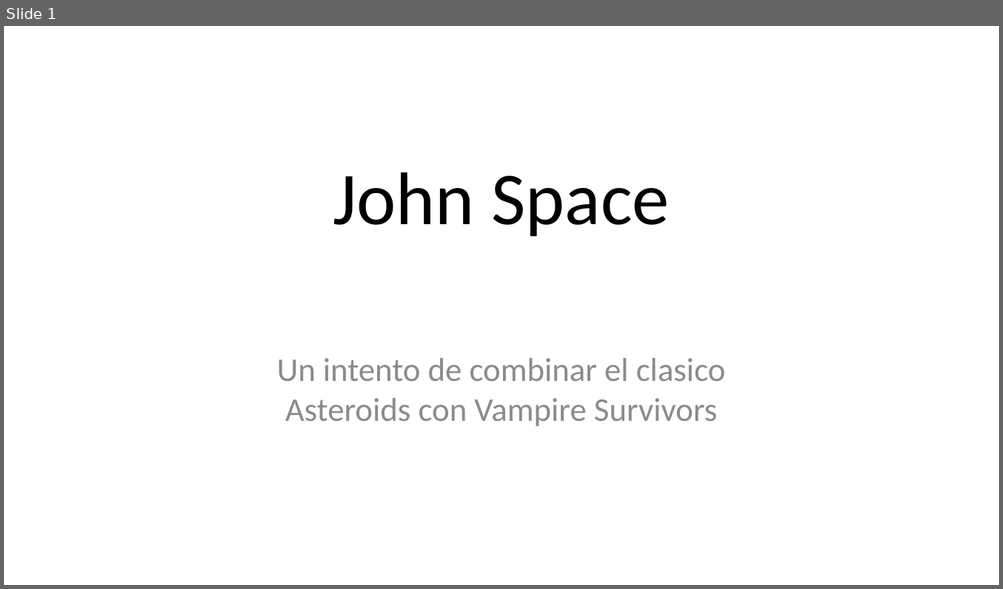
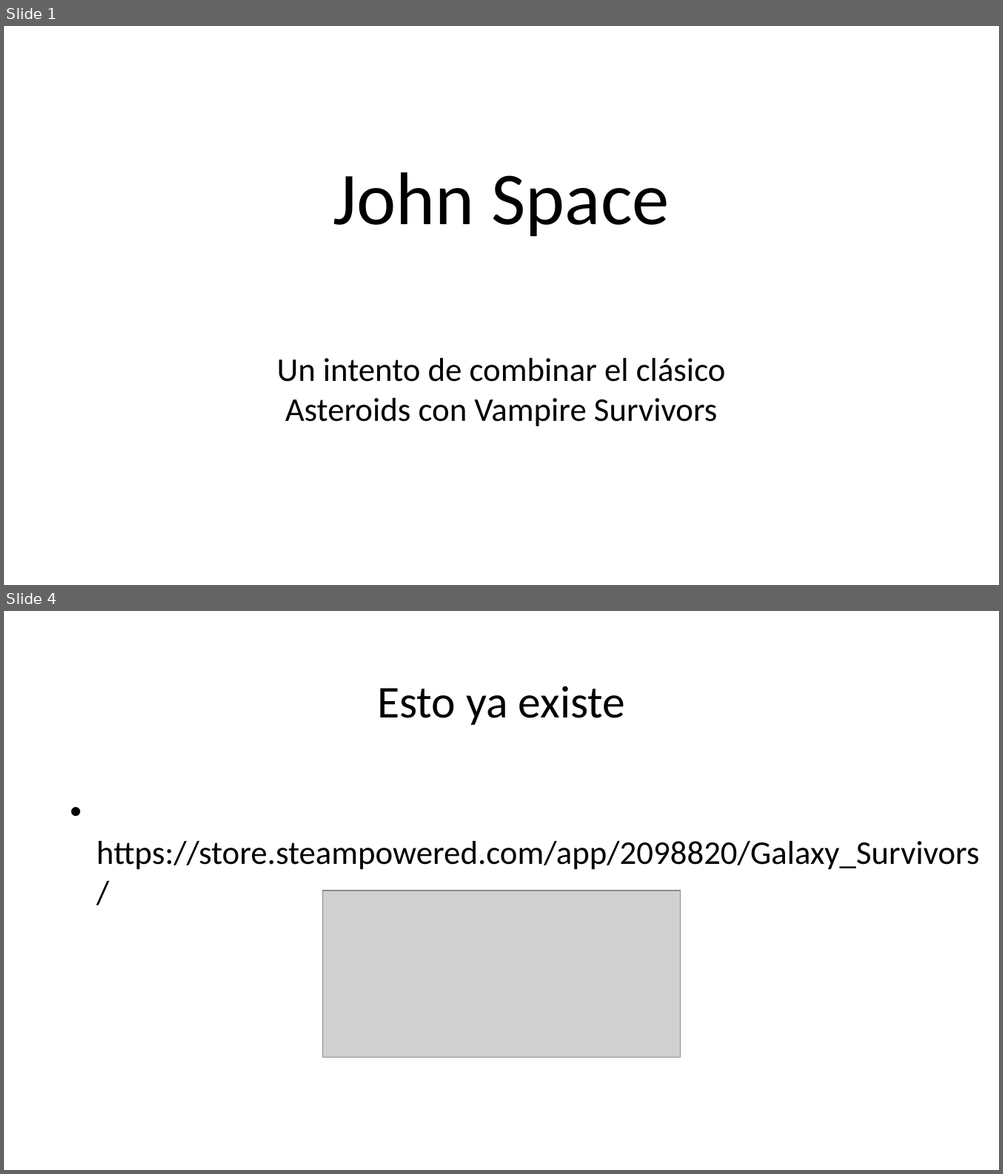
Before and after one commit to AdriCabado/John_Space, a slide deck: John_Space_Presentacion.odp. Shown one above the other, each under a label of ours: slide 1 before the commit, slides 1 and 4 after it; the slides between them are not shown. The pictures are 1003x589 and 1003x1174 pixels, drawn with LibreOffice and Linux fonts; fonts in the diff are those of the drawing; grey boxes stand for pictures. Boxes give left, top, right and bottom in pixels: in the first picture for what was removed or moved away, otherwise in the second. Text is boxed around its words. In the diff, an @@ line names an element or a change of style, - is before the commit and + after.

```diff
--- a/John_Space_Presentacion.odp
+++ b/John_Space_Presentacion.odp
@@ slide 4 added at [4,611,999,1170], background #FFFFFF @@
@@ title added at [377,686,626,725], 44 pt, text #000000 @@
+Esto ya existe
@@ text added at [96,841,979,870], 32 pt, text #000000 @@
+• https://store.steampowered.com/app/2098820/Galaxy_Survivors/
@@ picture added at [323,891,680,1058] @@
@@ slide 1 changed as well @@
@@ subtitle at [277,358,726,427]: text changed; text colour #8C8C8C to #000000 @@
-Un intento de combinar el clasico Asteroids con Vampire Survivors
+Un intento de combinar el clásico Asteroids con Vampire Survivors
```
Also in this commit, not shown: 1 other slide changed, 5 other slides added, 5 slides removed.
